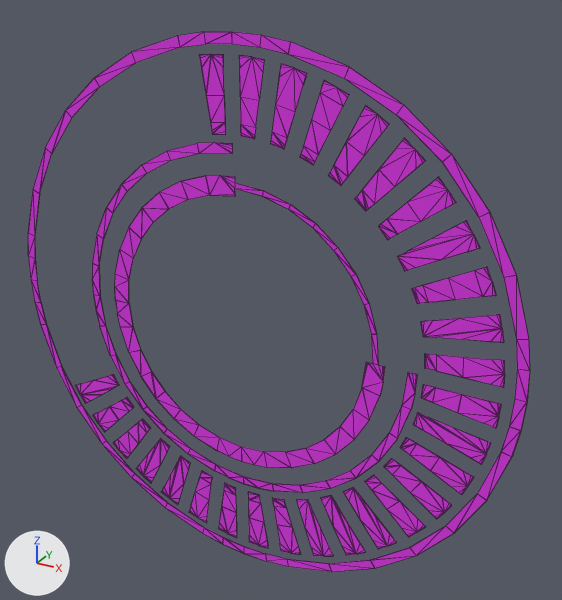
A saved change to the glTF model GltfCirculosBrill/GltfCirculosBrill.gltf.
The view is the same before and after, from a 50 mm lens placed at (0.0083, -0.0132, 0.0075), pointed at (0.0007, 0.0007, 0.0006). The axes (+X, +Y, +Z) are drawn at lower left. The lights are the same throughout. Mesh edges are drawn as thin lines. Where no turn or scale is listed for an object, it has been applied to the vertices.
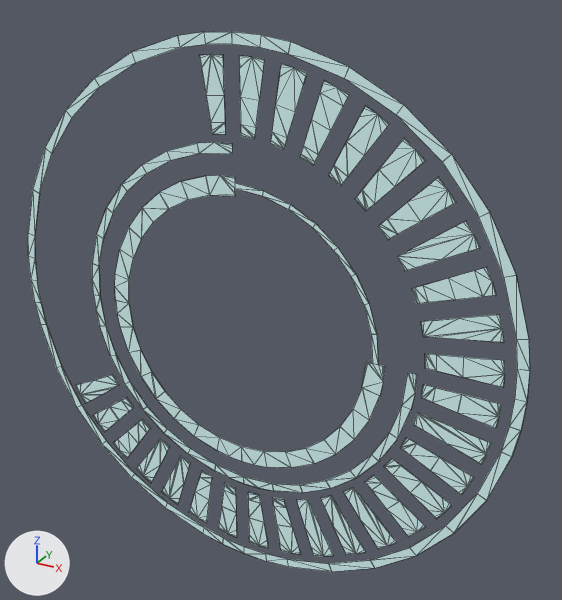
Commit message: v2.4 sin logo

What differs and where, as boxes [x1, y1, x2, y2] in the pictures (562 x 600 px):
'object_10', surface changed (pink to grey)
    both: [75, 54, 505, 556]
'object_59', surface changed (pink to grey)
    both: [28, 32, 530, 572]
'object_61', surface changed (pink to grey)
    both: [115, 175, 385, 468]
'object_1', surface changed (pink to grey)
    both: [92, 142, 418, 493]

The change, as a list of edits to the scene's bpy script:
```text
Change mat_emisivo:
    remove n2 = _N.new('ShaderNodeMix'); n2.name = 'Mix'
    remove n2.data_type = 'RGBA'
    remove n2.blend_type = 'MULTIPLY'
    remove n2.inputs[0].default_value = 1.0  # 'Factor'
    remove n2.inputs[7].default_value = (1.0, 0.0377, 0.807, 1.0)  # 'B', pink #ff37e8
    add n4 = _N.new('ShaderNodeTexImage'); n4.name = 'Image Texture.001'
    add n4.image = img_emisivo
    where n0 = _N.new('ShaderNodeBsdfPrincipled'); n0.name = 'Principled BSDF'
    where n3 = _N.new('ShaderNodeTexImage'); n3.name = 'Image Texture'
    remove _L.new(n2.outputs[2], n0.inputs[0])  # 'Result' to 'Base Color'
    remove _L.new(n3.outputs[0], n2.inputs[6])  # 'Color' to 'A'
    add _L.new(n3.outputs[0], n0.inputs[27])  # 'Color' to 'Emission Color'
    add _L.new(n4.outputs[0], n0.inputs[0])  # 'Color' to 'Base Color'
```
